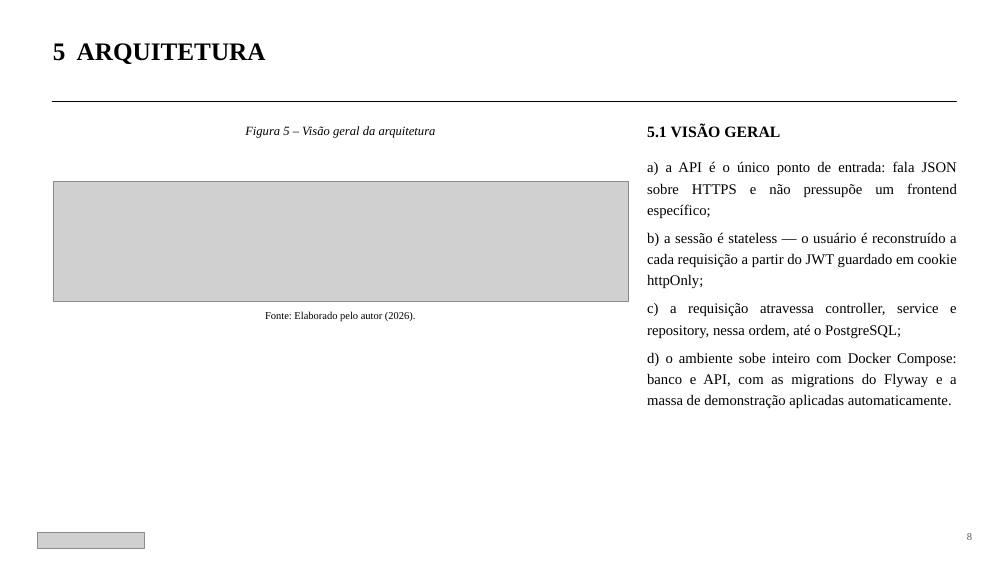
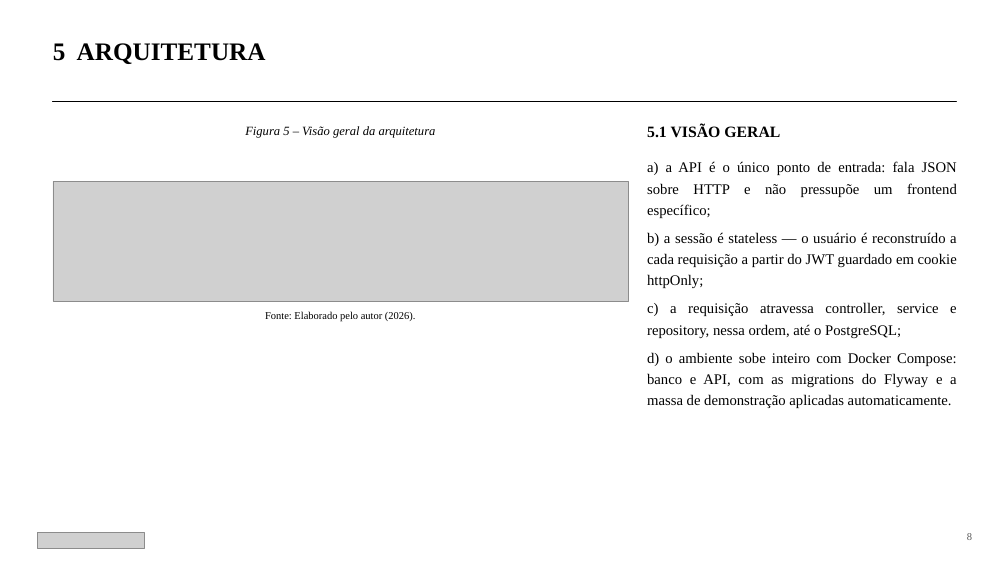
Before and after one commit to matheuskotayko/sisBolsa, a slide deck: slide 8 of docs/SisBolsa_Apresentacao_API_ABNT.pptx. Drawn at 1008x567 pixels with LibreOffice and Linux fonts; fonts in the diff are those of the drawing; grey boxes stand for pictures. Boxes give left, top, right and bottom in pixels: in the first picture for what was removed or moved away, otherwise in the second. Text is boxed around its words. In the diff, an @@ line names an element or a change of style, - is before the commit and + after.

```diff
--- a/docs/SisBolsa_Apresentacao_API_ABNT.pptx
+++ b/docs/SisBolsa_Apresentacao_API_ABNT.pptx
@@ text at [647,161,957,218]: text changed @@
-a) a API é o único ponto de entrada: fala JSON sobre HTTPS e não pressupõe um frontend específico;
+a) a API é o único ponto de entrada: fala JSON sobre HTTP e não pressupõe um frontend específico;
```
Also in this commit, not shown: 36 other files.
